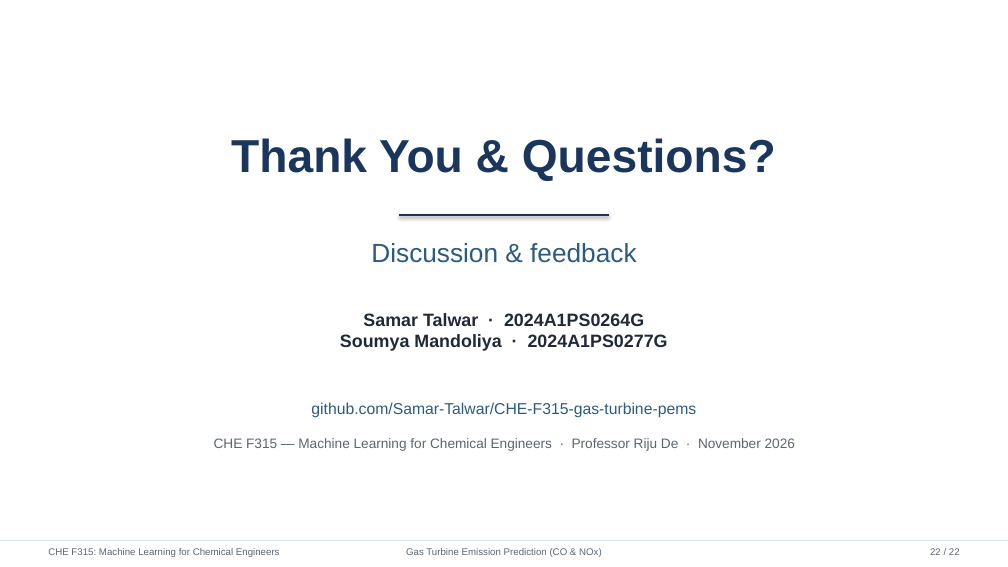
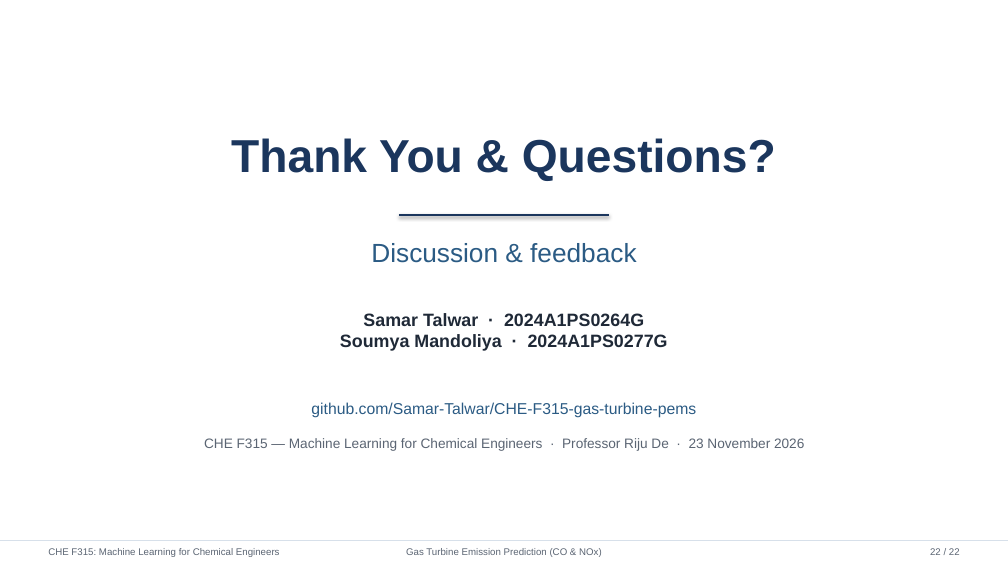
Before and after one commit to Samar-Talwar/CHE-F315-gas-turbine-pems, a slide deck: slide 22 of presentation/CHE_F315_Gas_Turbine_PEMS.pptx. Drawn at 1008x567 pixels with LibreOffice and Linux fonts; fonts in the diff are those of the drawing. Boxes give left, top, right and bottom in pixels: in the first picture for what was removed or moved away, otherwise in the second. Text is boxed around its words. In the diff, an @@ line names an element or a change of style, - is before the commit and + after.

Commit message:
docs: update presentation date to 23 November 2026

```diff
--- a/presentation/CHE_F315_Gas_Turbine_PEMS.pptx
+++ b/presentation/CHE_F315_Gas_Turbine_PEMS.pptx
@@ text at (x1=204, y1=438, x2=804, y2=451): text changed @@
-CHE F315 — Machine Learning for Chemical Engineers · Professor Riju De · November 2026
+CHE F315 — Machine Learning for Chemical Engineers · Professor Riju De · 23 November 2026
```
Also in this commit, not shown: 1 other slide changed, 3 other files.
